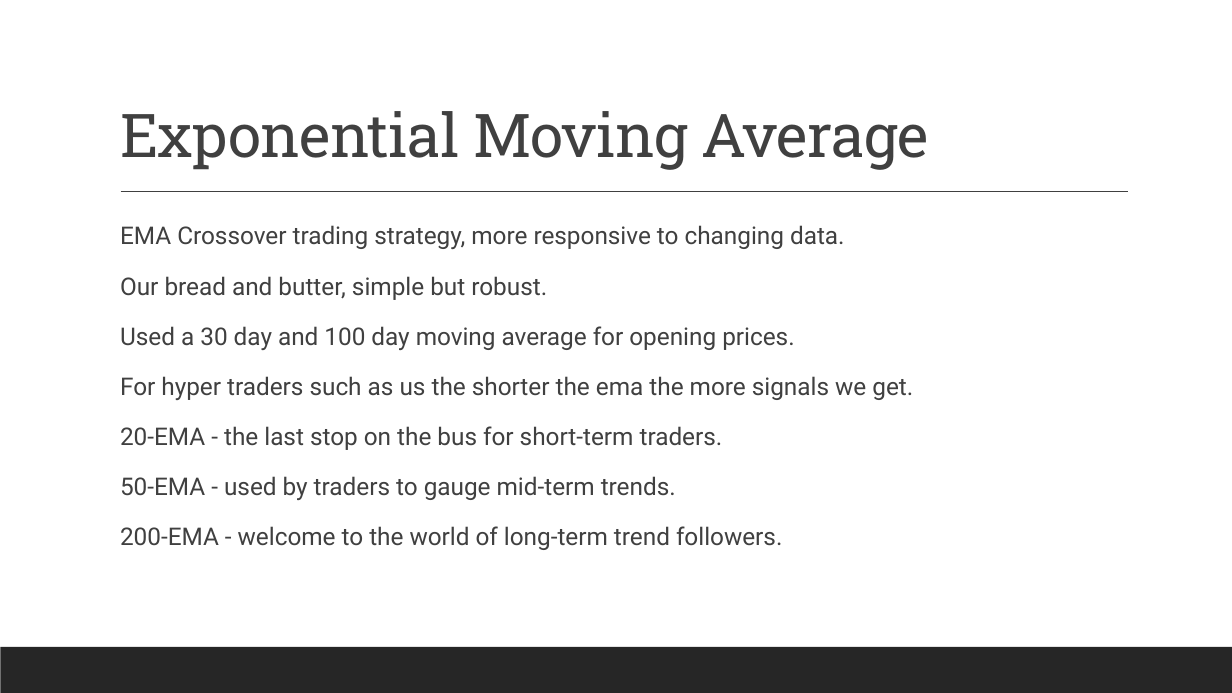
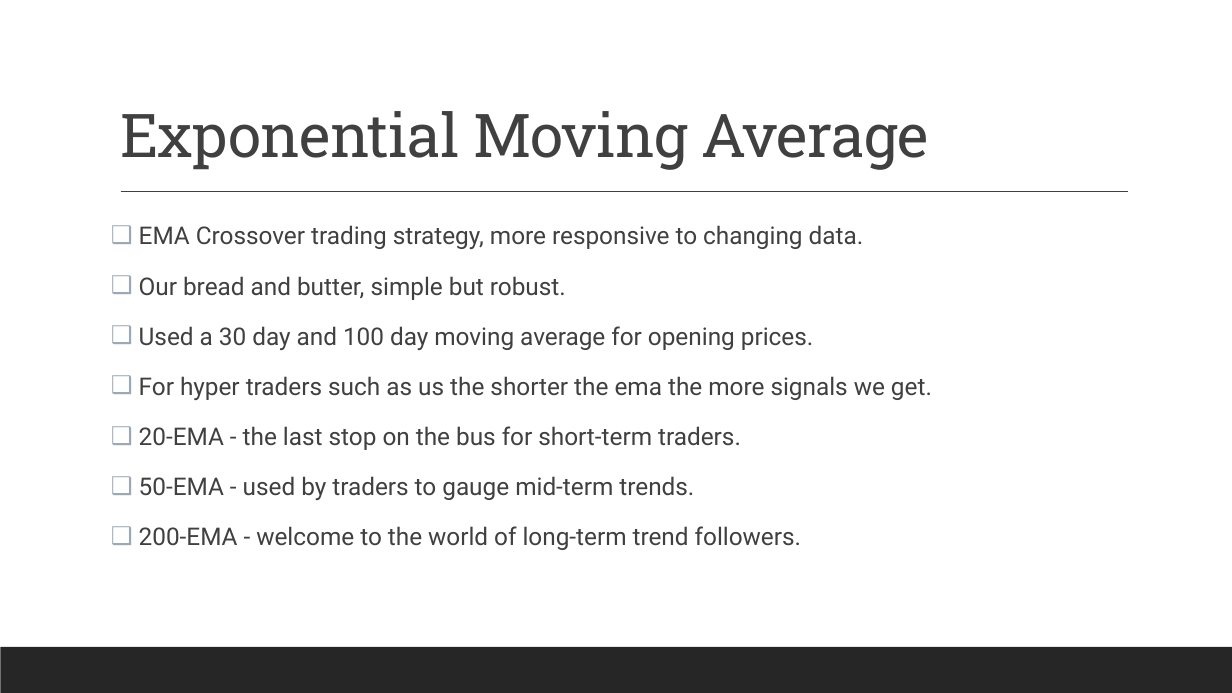
Before and after one commit to ssqneo/Fantacy-Stock-Github-Repo, a slide deck: slide 4 of Fantasy_stock.pptx. Drawn at 1232x693 pixels with LibreOffice and Linux fonts; fonts in the diff are those of the drawing. Boxes give left, top, right and bottom in pixels: in the first picture for what was removed or moved away, otherwise in the second. Text is boxed around its words. In the diff, an @@ line names an element or a change of style, - is before the commit and + after.

```diff
--- a/Fantasy_stock.pptx
+++ b/Fantasy_stock.pptx
@@ text "EMA Crossover trading strategy, more ..." at (x1=139, y1=225, x2=932, y2=550): bullet   to ❑ @@
```
